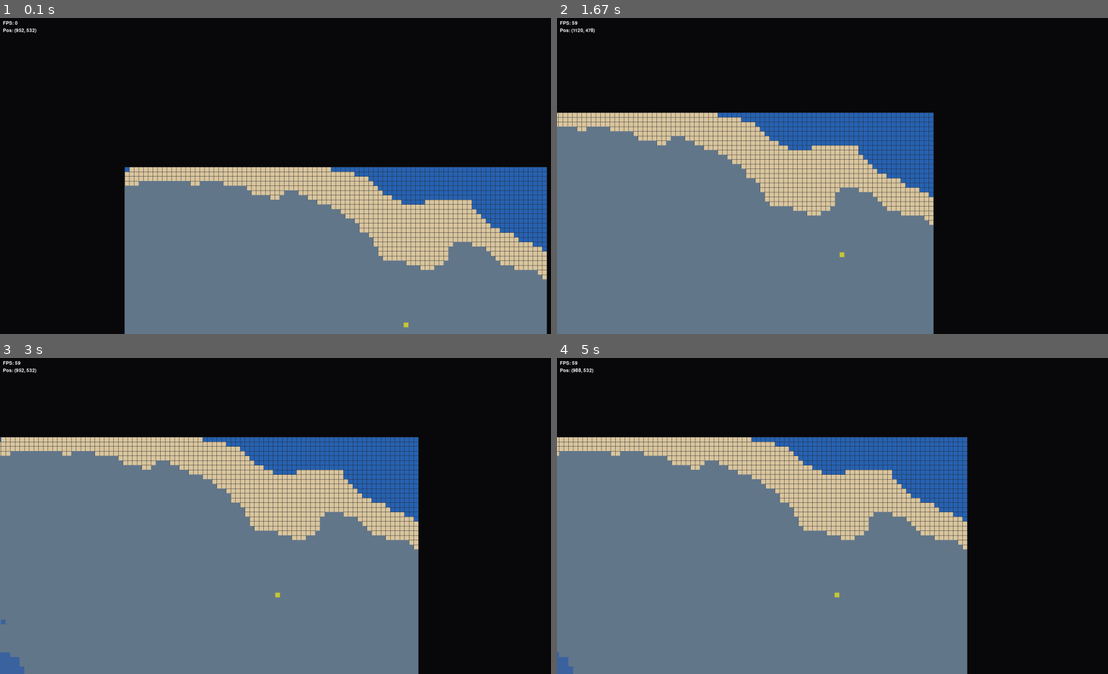
Above: before the commit, frames 1-4 (two rows, left to right).
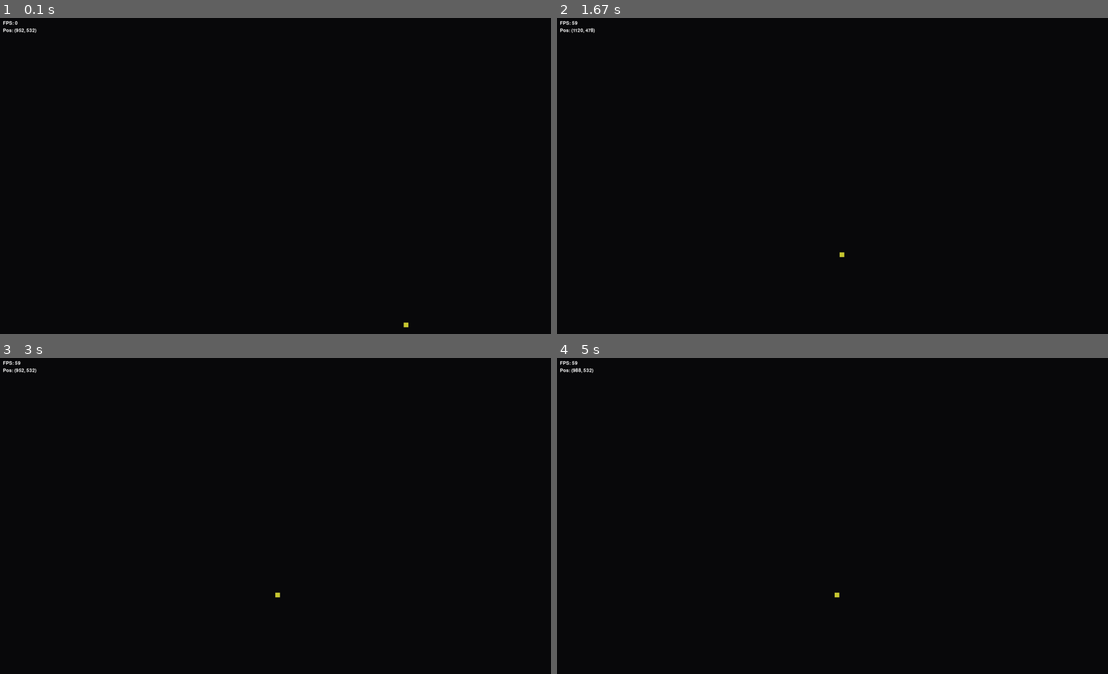
Above: after the commit, the same moments.

Repository: TheSpicePhantom/PyGame
Game: pygame game, started from main.py
Same seed, same stepped clock (60 frames per second), same inputs: the game is played once before the commit and once after it.
Inputs:
- Up to frame 1 (0.1 s): no input
- Up to frame 2 (1.67 s): hold D 0.33-0.8 s; hold W 0.83-1.13 s; hold D 1.17-1.63 s
- Up to frame 3 (3 s): hold A 1.67-2.2 s; hold S 2.23-2.53 s; hold A 2.57-2.97 s
- Up to frame 4 (5 s): hold W 3-3.37 s; hold D 3.4-4.03 s; hold S 4.07-4.43 s; hold A 4.47-4.93 s; hold D from 4.97 s (still down)

The runs differ from the first frame. In frame 1, 41% of the frame differs, in the area x 22-100%, y 47-100%; in frame 2, 48%; in frame 3, 57%, in the area x 0-76%, y 25-100%; in frame 4, 56%.

Commit message:
refactor: Integrate ChunkManager into World class
Replace single tiles array with ChunkManager for dynamic chunk loading.
Add update() method to handle chunk loading based on player position.
Refactor draw_grid() to iterate over loaded chunks.
Add resource spawning tracking to prevent duplicates.

Diff:
--- a/world/world.py
+++ b/world/world.py
@@ -1,14 +1,15 @@
 """
-World: Spielwelt mit Grid und Ressourcen (mit TerrainGenerator)
+World: Spielwelt mit Chunk-basiertem Grid und Ressourcen
 """
 import pygame
 from core import settings
 from world.entities import ResourceNode
 from world.terrain_generator import TerrainGenerator
+from world.chunk_manager import ChunkManager
 
 
 class World:
-    """Verwaltet die Spielwelt mit Grid, Ressourcen und prozeduralem Terrain"""
+    """Verwaltet die Spielwelt mit dynamischen Chunks, Ressourcen und prozeduralem Terrain"""
 
     def __init__(self, all_sprites, resource_sprites, seed=None):
         self.all_sprites = all_sprites
@@ -18,25 +19,43 @@
         self.terrain_gen = TerrainGenerator(seed=seed)
         print(f"[World] Terrain generator initialized with seed: {self.terrain_gen.seed}")
 
-        # Generate initial world (viewport-sized chunk)
-        self.tiles = self.terrain_gen.generate_chunk(0, 0, chunk_size=90)
-        print(f"[World] Generated {len(self.tiles)}x{len(self.tiles[0])} terrain chunk")
+        # Initialize chunk manager
+        self.chunk_manager = ChunkManager(self.terrain_gen)
+        print(f"[World] ChunkManager initialized")
 
-        # Spawn resources based on generated terrain
-        self.spawn_resources_from_terrain()
+        # Track spawned resource nodes
+        self.spawned_resources = set()
 
-    def spawn_resources_from_terrain(self):
-        """Spawn resource nodes based on terrain data"""
+    def update(self, player_pos):
+        """Update world based on player position (load/unload chunks)"""
+        self.chunk_manager.update(player_pos)
+
+        # Spawn resources for newly loaded chunks
+        self.spawn_resources_for_loaded_chunks()
+
+    def spawn_resources_for_loaded_chunks(self):
+        """Spawn resource nodes for all loaded chunks that haven't been processed yet"""
+        for chunk_key, chunk in self.chunk_manager.loaded_chunks.items():
+            if chunk_key not in self.spawned_resources:
+                self._spawn_resources_for_chunk(chunk)
+                self.spawned_resources.add(chunk_key)
+
+    def _spawn_resources_for_chunk(self, chunk):
+        """Spawn resource nodes for a single chunk"""
         resource_count = 0
-        for y, row in enumerate(self.tiles):
+        for y, row in enumerate(chunk.tiles):
             for x, tile in enumerate(row):
                 # Check if this tile has resources
                 if tile["resources"] and tile["traversable"]:
                     # Spawn first resource type for now
                     resource_type = tile["resources"][0]
 
+                    # Calculate world position
+                    world_x = (chunk.chunk_x * settings.CHUNK_SIZE + x) * settings.TILE_SIZE
+                    world_y = (chunk.chunk_y * settings.CHUNK_SIZE + y) * settings.TILE_SIZE
+
                     ResourceNode(
-                        (x * settings.TILE_SIZE, y * settings.TILE_SIZE),
+                        (world_x, world_y),
                         resource_type,
                         9999,
                         self.all_sprites,
@@ -44,45 +63,54 @@
                     )
                     resource_count += 1
 
-        print(f"[World] Spawned {resource_count} resource nodes")
+        if resource_count > 0:
+            print(f"[World] Spawned {resource_count} resources for chunk {chunk.chunk_x}, {chunk.chunk_y}")
 
     def draw_grid(self, surface, camera):
-        """Draw grid and terrain colors with camera offset"""
-        # Draw terrain tiles
-        for y, row in enumerate(self.tiles):
-            for x, tile in enumerate(row):
-                world_x = x * settings.TILE_SIZE
-                world_y = y * settings.TILE_SIZE
-                screen_pos = camera.world_to_screen(world_x, world_y)
+        """Draw grid and terrain colors for loaded chunks"""
+        # Draw terrain tiles for all loaded chunks
+        for chunk in self.chunk_manager.loaded_chunks.values():
+            for y, row in enumerate(chunk.tiles):
+                for x, tile in enumerate(row):
+                    # Calculate world position
+                    world_x = (chunk.chunk_x * settings.CHUNK_SIZE + x) * settings.TILE_SIZE
+                    world_y = (chunk.chunk_y * settings.CHUNK_SIZE + y) * settings.TILE_SIZE
+                    screen_pos = camera.world_to_screen(world_x, world_y)
 
-                rect = pygame.Rect(
-                    screen_pos[0],
-                    screen_pos[1],
-                    settings.TILE_SIZE,
-                    settings.TILE_SIZE
-                )
-                pygame.draw.rect(surface, tile["color"], rect)
+                    rect = pygame.Rect(
+                        screen_pos[0],
+                        screen_pos[1],
+                        settings.TILE_SIZE,
+                        settings.TILE_SIZE
+                    )
+                    pygame.draw.rect(surface, tile["color"], rect)
 
-        # Draw grid lines - Grid bewegt sich mit der Welt!
-        num_tiles_x = len(self.tiles[0]) if self.tiles else 0
-        num_tiles_y = len(self.tiles)
+        # Draw grid lines for all loaded chunks
+        for chunk in self.chunk_manager.loaded_chunks.values():
+            self._draw_chunk_grid(surface, camera, chunk)
 
-        # Vertikale Linien (trennt Tiles in X-Richtung)
-        for x in range(num_tiles_x + 1):
-            world_x = x * settings.TILE_SIZE
-            start_world = (world_x, 0)
-            end_world = (world_x, num_tiles_y * settings.TILE_SIZE)
+    def _draw_chunk_grid(self, surface, camera, chunk):
+        """Draw grid lines for a single chunk"""
+        # Chunk boundaries in world coordinates
+        chunk_world_x = chunk.chunk_x * settings.CHUNK_SIZE * settings.TILE_SIZE
+        chunk_world_y = chunk.chunk_y * settings.CHUNK_SIZE * settings.TILE_SIZE
+
+        # Vertical lines
+        for x in range(settings.CHUNK_SIZE + 1):
+            world_x = chunk_world_x + x * settings.TILE_SIZE
+            start_world = (world_x, chunk_world_y)
+            end_world = (world_x, chunk_world_y + settings.CHUNK_SIZE * settings.TILE_SIZE)
 
             start_screen = camera.world_to_screen(*start_world)
             end_screen = camera.world_to_screen(*end_world)
 
             pygame.draw.line(surface, settings.COLOR_GRID, start_screen, end_screen, 1)
 
-        # Horizontale Linien (trennt Tiles in Y-Richtung)
-        for y in range(num_tiles_y + 1):
-            world_y = y * settings.TILE_SIZE
-            start_world = (0, world_y)
-            end_world = (num_tiles_x * settings.TILE_SIZE, world_y)
+        # Horizontal lines
+        for y in range(settings.CHUNK_SIZE + 1):
+            world_y = chunk_world_y + y * settings.TILE_SIZE
+            start_world = (chunk_world_x, world_y)
+            end_world = (chunk_world_x + settings.CHUNK_SIZE * settings.TILE_SIZE, world_y)
 
             start_screen = camera.world_to_screen(*start_world)
             end_screen = camera.world_to_screen(*end_world)
